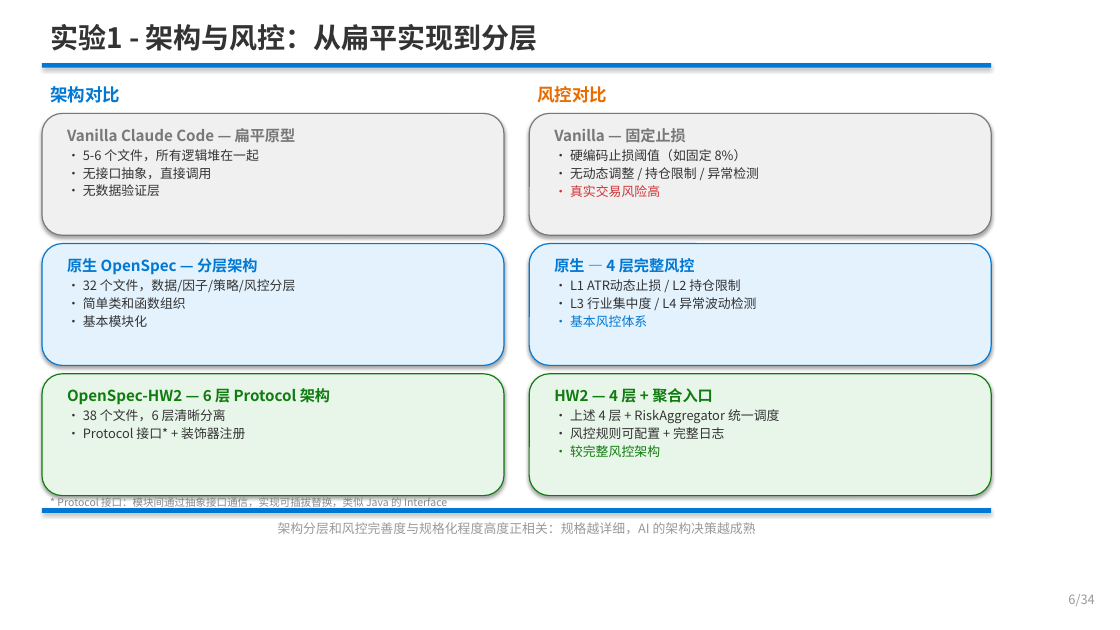
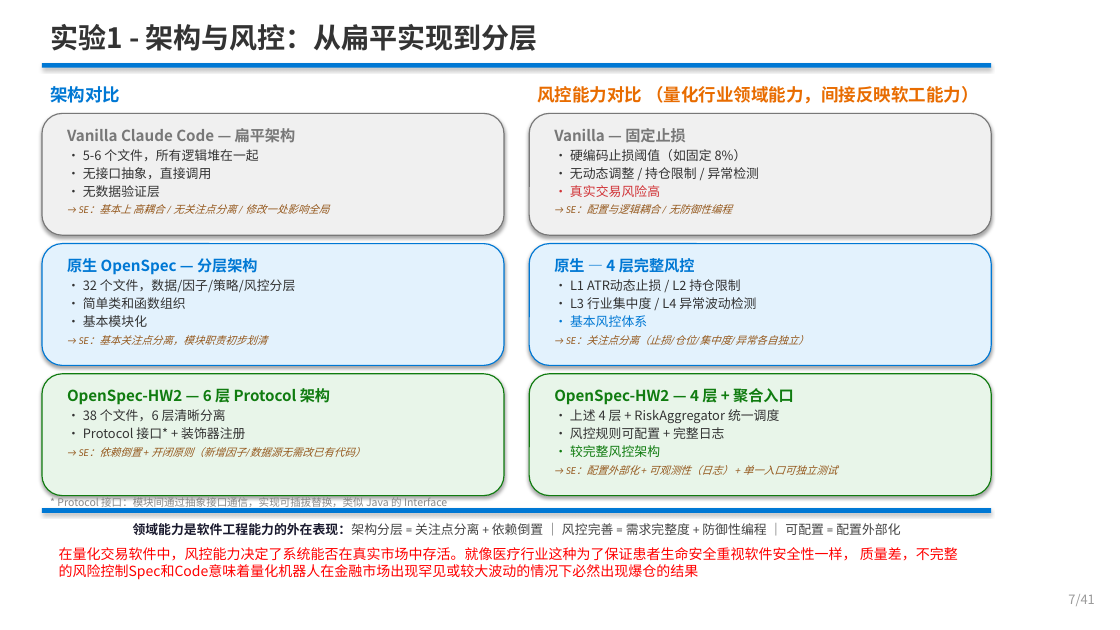
Before and after one commit to ZhifeiDou/OpenSpec_Modify, a slide deck: slide 7 of OpenSpec_技术研究汇报.pptx (slide 6 before the commit). Drawn at 1120x630 pixels with LibreOffice and Linux fonts; fonts in the diff are those of the drawing. Boxes give left, top, right and bottom in pixels: in the first picture for what was removed or moved away, otherwise in the second. Text is boxed around its words. In the diff, an @@ line names an element or a change of style, - is before the commit and + after.

```diff
--- a/OpenSpec_技术研究汇报.pptx
+++ b/OpenSpec_技术研究汇报.pptx
@@ text at <box>537,86,978,104</box>: text changed @@
-风控对比
+风控能力对比 （量化行业领域能力，间接反映软工能力）
@@ text at <box>67,128,296,142</box>: text changed @@
-Vanilla Claude Code — 扁平原型
+Vanilla Claude Code — 扁平架构
@@ text at <box>79,204,329,214</box>: paragraph added @@
+→ SE：基本上 高耦合 / 无关注点分离 / 修改一处影响全局
@@ text at <box>576,204,732,214</box>: paragraph added @@
+→ SE：配置与逻辑耦合 / 无防御性编程
@@ text at <box>89,335,268,345</box>: paragraph added @@
+→ SE：基本关注点分离，模块职责初步划清
@@ text at <box>576,335,809,345</box>: paragraph added @@
+→ SE：关注点分离（止损/仓位/集中度/异常各自独立）
@@ text at <box>554,386,794,406</box>: text changed @@
-HW2 — 4 层 + 聚合入口
+OpenSpec-HW2 — 4 层 + 聚合入口
@@ text at <box>89,447,366,457</box>: paragraph added @@
+→ SE：依赖倒置 + 开闭原则（新增因子/数据源无需改已有代码）
@@ text at <box>566,465,838,475</box>: paragraph added @@
+→ SE：配置外部化 + 可观测性（日志） + 单一入口可独立测试
@@ text at <box>133,523,900,535</box>: text changed; font Noto Sans CJK SC to Calibri; text colour #999999 to #444444 @@
-架构分层和风控完善度与规格化程度高度正相关：规格越详细，AI 的架构决策越成熟
+领域能力是软件工程能力的外在表现：架构分层 = 关注点分离 + 依赖倒置 ｜ 风控完善 = 需求完整度 + 防御性编程 ｜ 可配置 = 配置外部化
@@ text added at <box>59,547,958,580</box>, 12 pt, text #FF0000 @@
+在量化交易软件中，风控能力决定了系统能否在真实市场中存活。就像医疗行业这种为了保证患者生命安全重视软件安全性一样， 质量差，不完整的风险控制Spec和Code意味着量化机器人在金融市场出现罕见或较大波动的情况下必然出现爆仓的结果
@@ text at <box>1068,594,1094,606</box>: text changed @@
-6/34
+7/41
```
Also in this commit, not shown: 29 other slides changed, 4 slides added, 7 slides removed, 37 other files.
